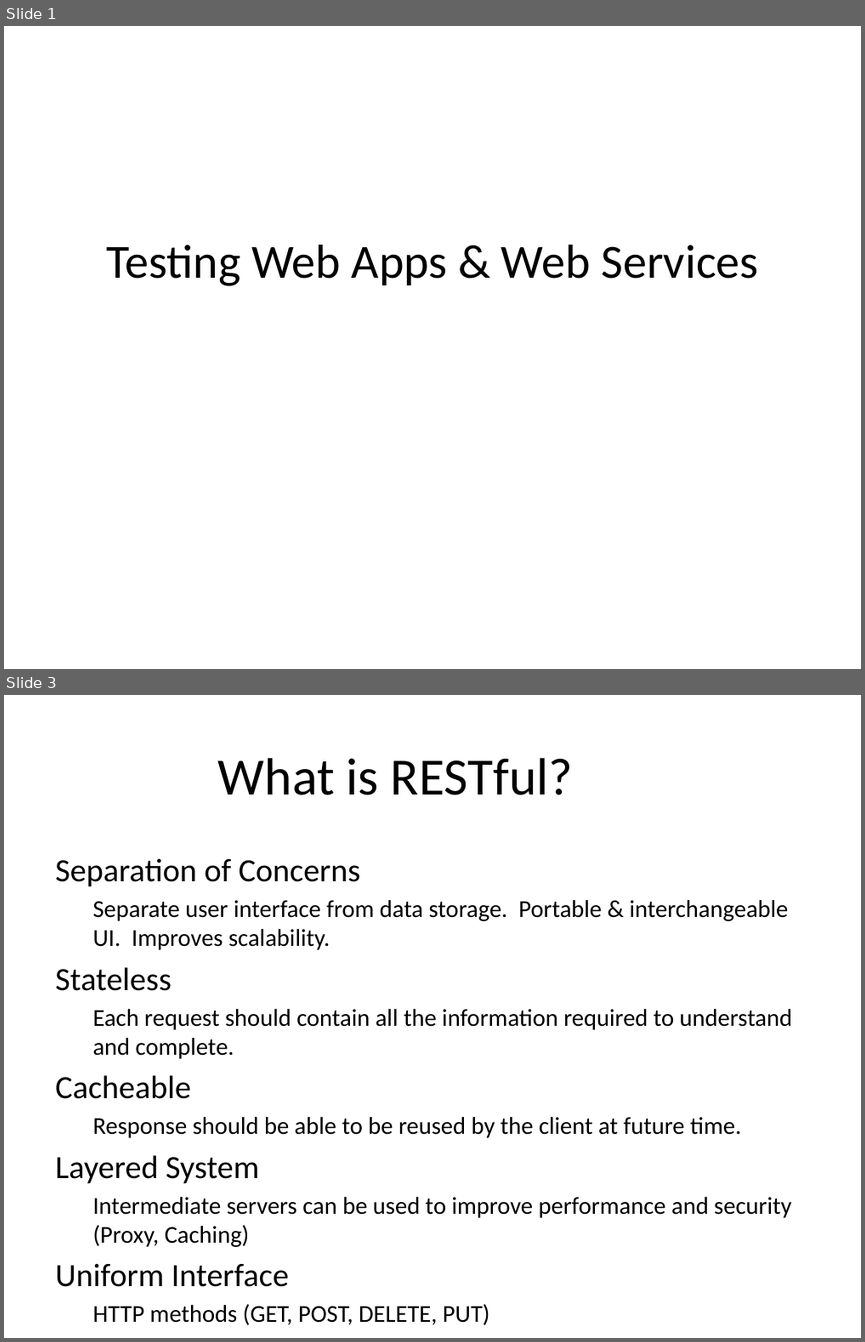
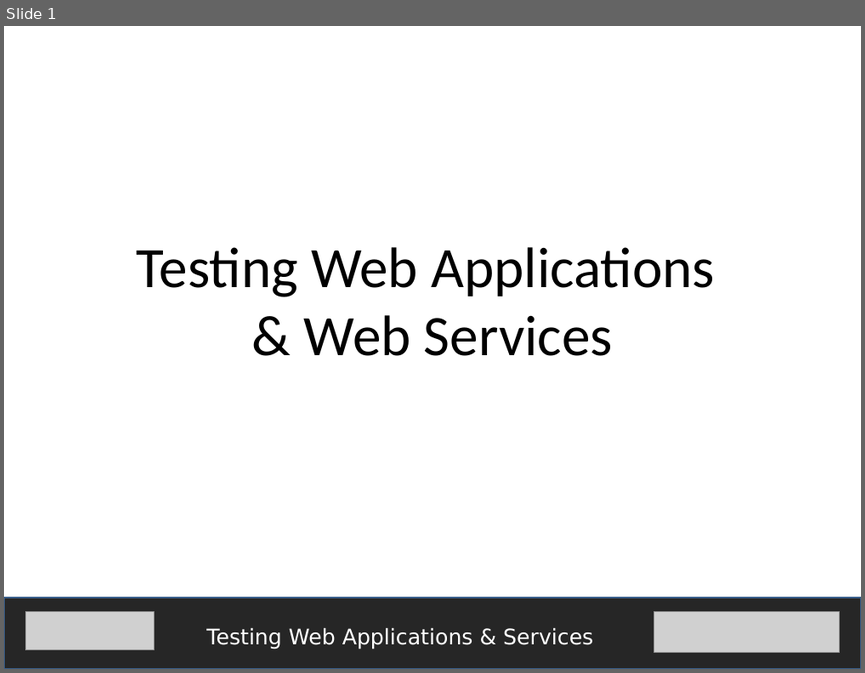
Before and after one commit to fijiaaron/testing-web-apps-and-services, a slide deck: presentations/Introduction.pptx. Shown one above the other, each under a label of ours: slides 1 and 3 before the commit, slide 1 after it; the slides between them are not shown. The pictures are 865x1342 and 865x673 pixels, drawn with LibreOffice and Linux fonts; fonts in the diff are those of the drawing; grey boxes stand for pictures. Boxes give left, top, right and bottom in pixels: in the first picture for what was removed or moved away, otherwise in the second. Text is boxed around its words. In the diff, an @@ line names an element or a change of style, - is before the commit and + after.

Commit message:
First presentation (introduction) is done except for minor edits, formatting, and pictures(?) but document still needs some work.

```diff
--- a/presentations/Introduction.pptx
+++ b/presentations/Introduction.pptx
@@ slide 3 removed at [4, 695, 861, 1338], background #FFFFFF @@
@@ title removed at [218, 758, 574, 795] @@
-What is RESTful?
@@ text removed at [55, 858, 792, 1325] @@
-Separation of Concerns
-  Separate user interface from data storage. Portable & interchangeable UI. Improves scalability.
-Stateless
-  Each request should contain all the information required to understand and complete.
-Cacheable
-  Response should be able to be reused by the client at future time.
-Layered System
-  Intermediate servers can be used to improve performance and security (Proxy, Caching)
-Uniform Interface
-  HTTP methods (GET, POST, DELETE, PUT)
@@ slide 1 changed as well @@
@@ text "Testing Web Applications" at [137, 247, 715, 356]: vertical alignment middle to top @@
@@ text at [137, 247, 715, 356]: text changed; size 40 to 48 pt @@
-Testing Web Apps & Web Services
+Testing Web Applications
+& Web Services
@@ rectangle added at [4, 597, 861, 669], fill #262626, outline #3A5F8C 2 pt @@
@@ picture added at [25, 611, 154, 650] @@
@@ picture added at [653, 611, 840, 652] @@
@@ text added at [206, 628, 593, 649], 18 pt, text #FFFFFF @@
+Testing Web Applications & Services
```
Also in this commit, not shown: 17 slides added, 12 other slides removed, 1 other file.
